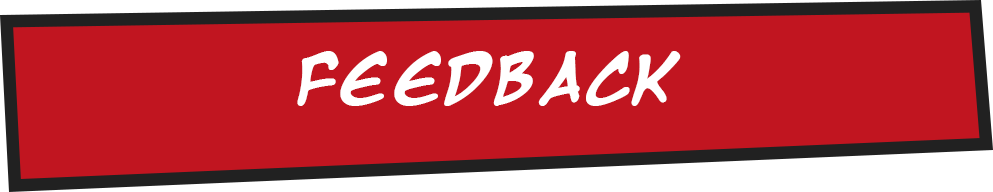
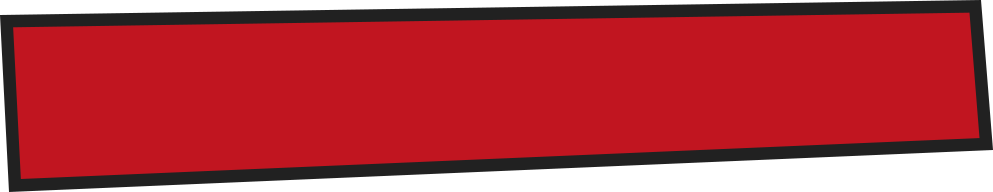
Before/after of a 993px x 192px layered artwork. What changed in the layer stack:
hid "Change Password Title" over <box>297,51,681,106</box>
